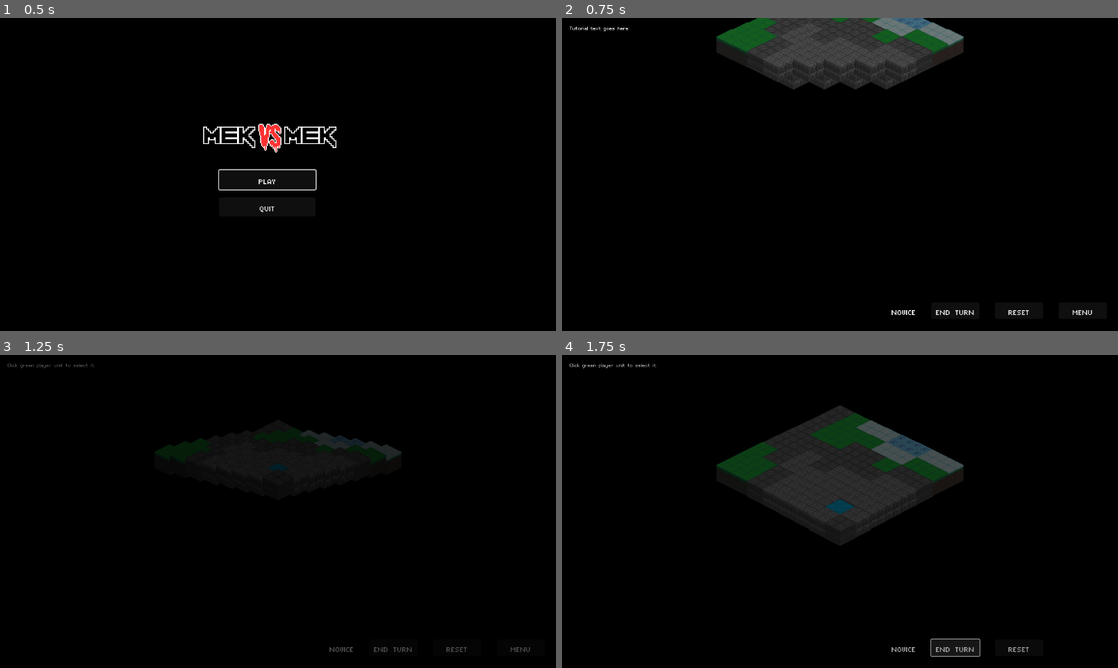
Above: before the commit, frames 1-4 (two rows, left to right).
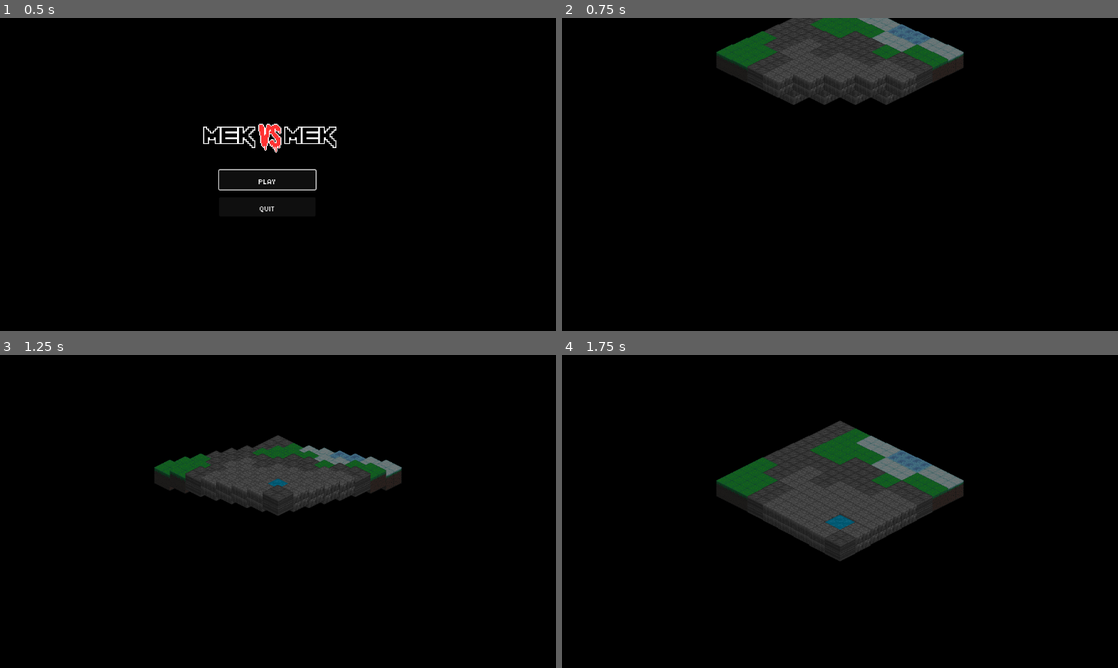
Above: after the commit, the same moments.

Repository: Tekknobot/Terrain
Game: Godot game, scene res://Scenes/TitleScreen.tscn
Two runs of this game, one before a commit and one after it. Both use one fixed random seed, a clock stepped at 60 frames per second and the inputs below. Sound files missing from this copy of the repository are replaced by a short silence.
Inputs (mouse positions are in pixels of both pictures, inside the frame that each line leads up to):
- Up to frame 1 (0.5 s): no input
- Up to frame 2 (0.75 s): click "PLAY" at 0.5 s
- Up to frame 3 (1.25 s): no input
- Up to frame 4 (1.75 s): click (956, 649) at 1.25 s, where only the run before the commit has a clickable "END TURN"

Frame 1 is identical in both runs. In frame 2, 6.4% of the frame differs, in the area x 1-96%, y 0-95%; in frame 3, 7.9%; in frame 4, 10%, in the area x 1-84%, y 2-97%.

Commit message:
Nerf starting fade in transition.

Diff:
--- a/Scenes/Main.tscn
+++ b/Scenes/Main.tscn
@@ -46,6 +46,7 @@
 [ext_resource type="FontFile" uid="uid://buw362wjb8o8d" path="res://Fonts/magofonts/mago2.ttf" id="39_jffjd"]
 [ext_resource type="FontFile" uid="uid://csnhk3q4gx0" path="res://Fonts/magofonts/mago1.ttf" id="39_mfbvt"]
 [ext_resource type="Script" path="res://Scripts/HealthBar.gd" id="40_wrk1i"]
+[ext_resource type="Script" path="res://Scripts/navagation_layer.gd" id="42_cckn7"]
 
 [sub_resource type="TileSetAtlasSource" id="TileSetAtlasSource_rcb67"]
 texture = ExtResource("1_2cdww")
@@ -264,6 +265,7 @@
 reset_button = NodePath("../CanvasLayer/Control/HBoxContainer/Reset")
 
 [node name="CanvasLayer" type="CanvasLayer" parent="."]
+script = ExtResource("42_cckn7")
 
 [node name="Control" type="Control" parent="CanvasLayer"]
 layout_mode = 3
--- a/Scripts/Camera2D.gd
+++ b/Scripts/Camera2D.gd
@@ -139,9 +139,11 @@
 			randf_range(-1.0, 1.0)
 		) * shake_amount
 		global_position = base_position + shake_offset
+		global_position.y -= 32
 		shake_amount = max(shake_amount - shake_decay * delta, 0.0)
 	else:
 		global_position = base_position
+		global_position.y -= 32
 
 
 func shake(amount: float) -> void:
--- a/Scripts/TileMap.gd
+++ b/Scripts/TileMap.gd
@@ -467,7 +467,7 @@
 	# ────────────────────────────────────────────────────────────────────────
 
 	TurnManager.start_turn()
-	TurnManager.transition_to_level()
+	#TurnManager.transition_to_level()
 
 	if is_multiplayer_authority():
 		GameState.stored_map_data       = export_map_data()
--- /dev/null
+++ b/Scripts/navagation_layer.gd
@@ -0,0 +1,13 @@
+extends CanvasLayer
+
+
+# Called when the node enters the scene tree for the first time.
+func _ready() -> void:
+	visible = false
+	await get_tree().create_timer(4).timeout
+	visible = true
+
+
+# Called every frame. 'delta' is the elapsed time since the previous frame.
+func _process(delta: float) -> void:
+	pass
Not shown: 1 places in Scenes/Main.tscn that only renumber resources
